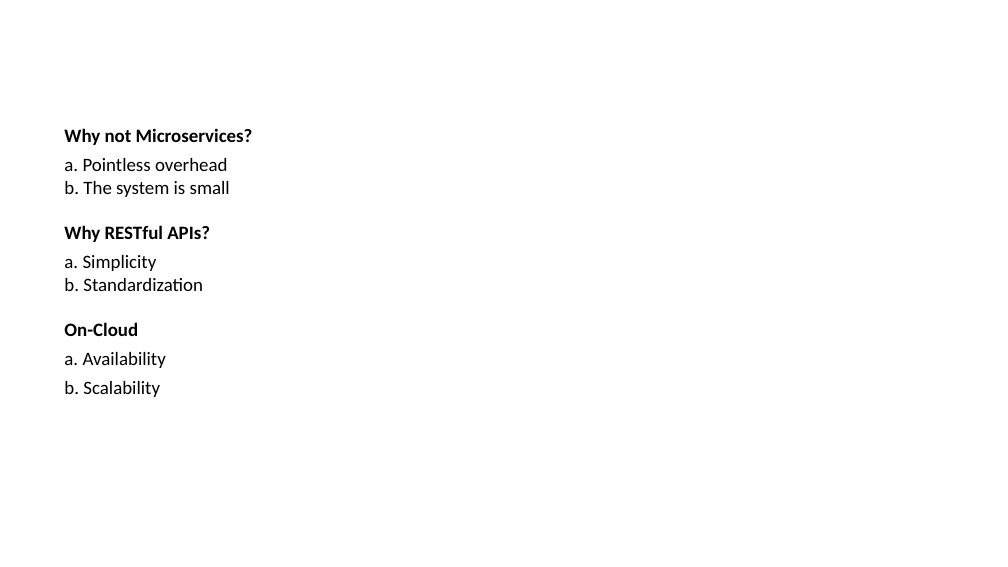
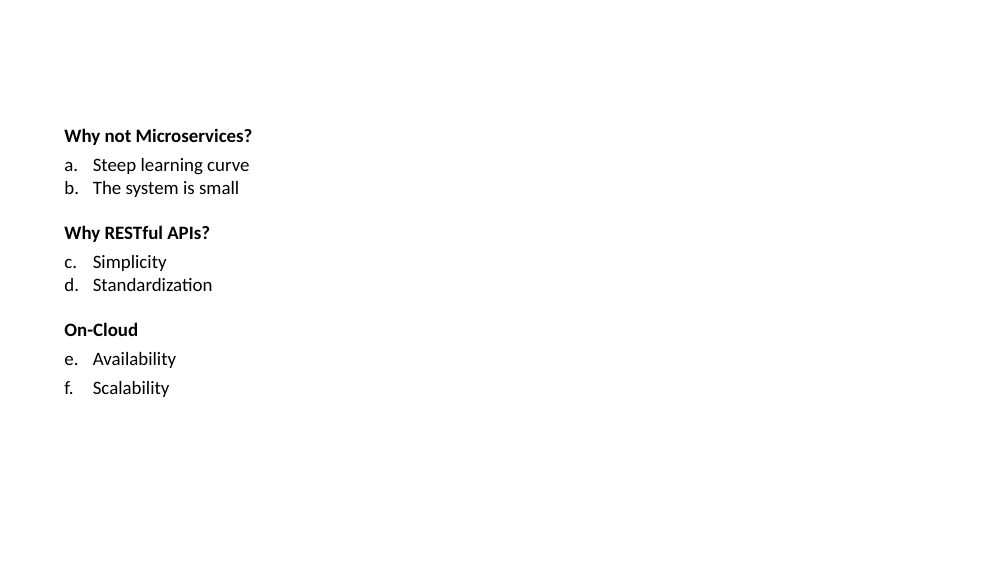
Before and after one commit to peetceenatoo/software-lifecycle, a slide deck: slide 12 of Slides/Slides.pptx (slide 8 before the commit). Drawn at 1008x567 pixels with LibreOffice and Linux fonts; fonts in the diff are those of the drawing; background and template pictures are left out. Boxes give left, top, right and bottom in pixels: in the first picture for what was removed or moved away, otherwise in the second. Text is boxed around its words. In the diff, an @@ line names an element or a change of style, - is before the commit and + after.

```diff
--- a/Slides/Slides.pptx
+++ b/Slides/Slides.pptx
@@ text at (x1=93, y1=158, x2=249, y2=197): text changed @@
-a. Pointless overhead
-b. The system is small
+a. Steep learning curve
+b. The system is small
@@ text at (x1=93, y1=255, x2=213, y2=291): text changed @@
-a. Simplicity
-b. Standardization
+a. Simplicity
+b. Standardization
@@ text at (x1=93, y1=352, x2=176, y2=397): text changed @@
-a. Availability
-b. Scalability
+a. Availability
+b. Scalability
```
Also in this commit, not shown: 10 other slides changed, 6 slides added, 5 slides removed.
